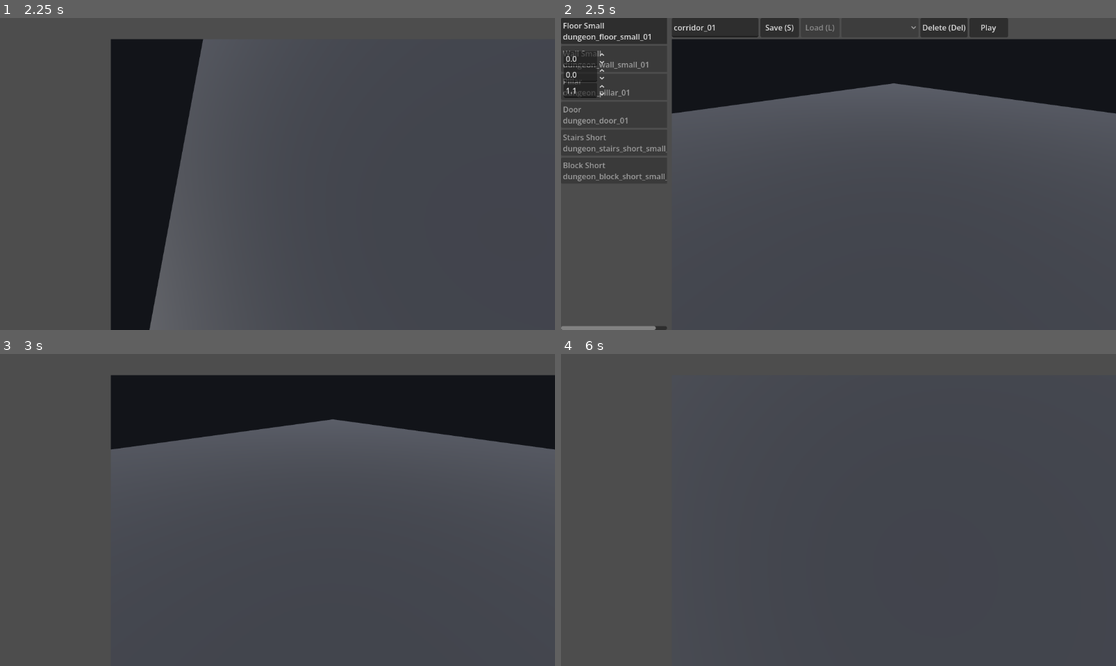
Above: before the commit, frames 1-4 (two rows, left to right).
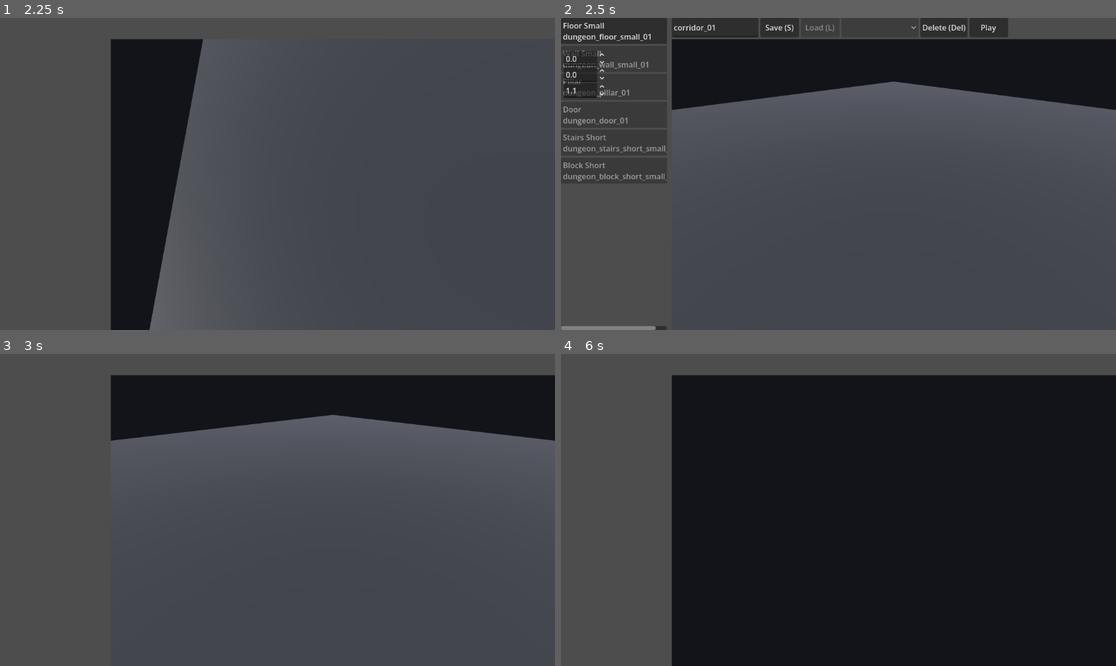
Above: after the commit, the same moments.

Repository: huhmiel-games/SoulMaker
Game: Godot game, scene res://scenes/main.tscn
Two runs of this game, one before a commit and one after it. Both use one fixed random seed, a clock stepped at 60 frames per second and the inputs below.
Inputs (mouse positions are in pixels of both pictures, inside the frame that each line leads up to):
- Up to frame 1 (2.25 s): click "Play (P)" at 0.5 s; tap Enter at 1.25 s; move the mouse to (305, 174) at 1.27 s; hold E 1.28-2.03 s; hold W from 1.28 s (still down); click (305, 174) at 1.42 s; tap Space at 1.52, 2 s; tap Q at 1.55, 2.1 s; move the mouse to (249, 174) at 2.02 s; click (249, 174) at 2.17 s
- Up to frame 2 (2.5 s): keep holding W; tap Space at 2.27 s; tap P at 2.3 s
- Up to frame 3 (3 s): release W at 2.75 s; click "Play" at 2.75 s
- Up to frame 4 (6 s): tap Enter at 3.5 s; move the mouse to (849, 503) at 3.52 s; hold W 3.53-4.25 s; tap P at 3.6 s; click (849, 503) at 3.67 s; tap Shift at 3.8, 5.1 s; click "Play" at 4.25 s; tap Space at 5, 5.27 s; move the mouse to (832, 516) at 5.02 s; hold W from 5.03 s (still down); click (832, 516) at 5.17 s; tap L at 5.3, 5.85 s; move the mouse to (877, 513) at 5.77 s; click (877, 513) at 5.92 s

Frame 1 is identical in both runs. In frame 2, 0.7% of the frame differs, in the area x 19-100%, y 20-31%; in frame 3, 1.8%; in frame 4, 75%, in the area x 19-100%, y 6-100%.

Commit message:
feat(input): edge detection and hold timing — is_just_pressed/is_just_released/time_held
Track per-action pressed state once per frame in _process, keyed by
<profile>/<action> so profile switches never leak stale edges.

Diff:
--- a/src/autoloads/input_manager.gd
+++ b/src/autoloads/input_manager.gd
@@ -5,59 +5,61 @@
 ## matter of editing this mapping (future: JSON override from the Options
 ## screen), never scattered across editor scripts.
 ##
-## Gamepad convention (Souls gesture pattern): R1 acts as a shift modifier —
-## while held, the face buttons / d-pad switch to the "shifted" action set
-## (transform ops). On keyboard the shifted actions simply carry their own
-## dedicated keys, so no keyboard modifier is needed.
+## Souls-mirror convention (see concepts_and_docs/editor_input_mapping.md):
+## the gamepad and the keyboard are the same device, mirroring the Elden Ring
+## PC defaults as the shared layout:
+##   gamepad    ──  keyboard
+##   left stick ──  WASD        (editor: camera pan / edit translate)
+##   right stick──  mouse       (editor: camera orbit / edit rotate)
+##   triggers   ──  mouse wheel (zoom)
+##   d-pad      ──  arrows      (panel: tab + list navigation)
+##   R1 (shift) ──  E held      (shifted actions; Souls pouch parity)
+##   A          ──  E           (place / confirm / select)
+##   B          ──  Q           (back / deselect)
+##   Y          ──  P           (playtest)
+##   X          ──  Delete      (delete)
+##   Start      ──  S           (quick-save)
+##   R1+Start   ──  F2          (rename — dedicated key, no chord)
+##   Guide      ──  Esc         (menu)
 ##
-## Profiles let one action name mean different things per context
-## (editor vs playtest vs menu later).
+## Profiles let one action mean different things per context (editor vs
+## playtest). The shift parity (R1 <> E) applies to gamepad buttons only;
+## keyboard shifted actions carry their own dedicated keys, so no chord is
+## ever needed on the keyboard.
 
 signal action_pressed(action: StringName)
 signal action_released(action: StringName)
 
 const DEVICE := 0
 const DEADZONE := 0.2
+## Gamepad shift: Right Shoulder (R1).
 const SHIFT_BUTTON := JOY_BUTTON_RIGHT_SHOULDER
+## Keyboard shift mirror: E held, the Souls event-action / quick-pouch.
+const KEY_SHIFT_MOD := KEY_E
 
 const PROFILES := {
 	"editor": {
-		# Default set (gamepad: R1 released, keyboard: direct keys).
-		"place_select": {"btn": JOY_BUTTON_A, "key": KEY_NONE},
-		"deselect": {"btn": JOY_BUTTON_B, "key": KEY_NONE},
+		"cam_pan_left": {"key": KEY_A, "stick": JOY_AXIS_LEFT_X, "stick_sign": -1.0},
+		"cam_pan_right": {"key": KEY_D, "stick": JOY_AXIS_LEFT_X, "stick_sign": 1.0},
+		"cam_pan_fwd": {"key": KEY_W, "stick": JOY_AXIS_LEFT_Y, "stick_sign": -1.0},
+		"cam_pan_back": {"key": KEY_S, "stick": JOY_AXIS_LEFT_Y, "stick_sign": 1.0},
+		"panel_left": {"btn": JOY_BUTTON_DPAD_LEFT, "key": KEY_LEFT},
+		"panel_right": {"btn": JOY_BUTTON_DPAD_RIGHT, "key": KEY_RIGHT},
+		"panel_up": {"btn": JOY_BUTTON_DPAD_UP, "key": KEY_UP},
+		"panel_down": {"btn": JOY_BUTTON_DPAD_DOWN, "key": KEY_DOWN},
+		"place_select": {"btn": JOY_BUTTON_A, "key": KEY_E},
+		"deselect": {"btn": JOY_BUTTON_B, "key": KEY_Q},
+		"playtest": {"btn": JOY_BUTTON_Y, "key": KEY_P},
 		"delete": {"btn": JOY_BUTTON_X, "key": KEY_DELETE},
-		"playtest": {"btn": JOY_BUTTON_Y, "key": KEY_P},
-		"catalog_next": {"btn": JOY_BUTTON_RIGHT_SHOULDER, "key": KEY_NONE},
-		"catalog_prev": {"btn": JOY_BUTTON_LEFT_SHOULDER, "key": KEY_NONE},
-		# Camera pan (keyboard == gamepad left stick; the object nudge is
-		# gamepad-only until the keyboard move workflow is reworked).
-		"cam_pan_left": {"key": KEY_LEFT},
-		"cam_pan_right": {"key": KEY_RIGHT},
-		"cam_pan_fwd": {"key": KEY_UP},
-		"cam_pan_back": {"key": KEY_DOWN},
-		# Object nudge — gamepad D-pad only for now.
-		"nudge_x_neg": {"btn": JOY_BUTTON_DPAD_LEFT},
-		"nudge_x_pos": {"btn": JOY_BUTTON_DPAD_RIGHT},
-		"nudge_z_neg": {"btn": JOY_BUTTON_DPAD_UP},
-		"nudge_z_pos": {"btn": JOY_BUTTON_DPAD_DOWN},
-		"fine_mode": {"btn": JOY_BUTTON_LEFT_STICK, "key": KEY_SHIFT},
 		"quick_save": {"btn": JOY_BUTTON_START, "key": KEY_S},
-		"load_map": {"btn": JOY_BUTTON_BACK, "key": KEY_L},
+		"rename": {"btn": JOY_BUTTON_START, "shifted": true, "key": KEY_F2},
 		"menu": {"btn": JOY_BUTTON_GUIDE, "key": KEY_ESCAPE},
-		# Shifted set (gamepad: R1 held, keyboard: dedicated keys).
-		"nudge_y_pos": {"btn": JOY_BUTTON_DPAD_UP, "shifted": true},
-		"nudge_y_neg": {"btn": JOY_BUTTON_DPAD_DOWN, "shifted": true},
-		"cycle_xform": {"btn": JOY_BUTTON_A, "shifted": true, "key": KEY_TAB},
-		"reset_xform": {"btn": JOY_BUTTON_B, "shifted": true, "key": KEY_NONE},
-		"toggle_snap": {"btn": JOY_BUTTON_Y, "shifted": true, "key": KEY_NONE},
-		"duplicate": {"btn": JOY_BUTTON_X, "shifted": true, "key": KEY_NONE},
-		"delete_all": {"btn": JOY_BUTTON_BACK, "shifted": true, "key": KEY_NONE},
 	},
 	"playtest": {
-		"move_forward": {"axis": JOY_AXIS_LEFT_Y, "axis_sign": -1.0, "key": KEY_W},
-		"move_back": {"axis": JOY_AXIS_LEFT_Y, "axis_sign": 1.0, "key": KEY_S},
-		"move_left": {"axis": JOY_AXIS_LEFT_X, "axis_sign": -1.0, "key": KEY_A},
-		"move_right": {"axis": JOY_AXIS_LEFT_X, "axis_sign": 1.0, "key": KEY_D},
+		"move_forward": {"key": KEY_W, "stick": JOY_AXIS_LEFT_Y, "stick_sign": -1.0},
+		"move_back": {"key": KEY_S, "stick": JOY_AXIS_LEFT_Y, "stick_sign": 1.0},
+		"move_left": {"key": KEY_A, "stick": JOY_AXIS_LEFT_X, "stick_sign": -1.0},
+		"move_right": {"key": KEY_D, "stick": JOY_AXIS_LEFT_X, "stick_sign": 1.0},
 		"move_up": {"key": KEY_SPACE},
 		"move_down": {"key": KEY_SHIFT},
 		"playtest": {"btn": JOY_BUTTON_Y, "key": KEY_P},
@@ -66,6 +68,11 @@
 
 var _active_profile := &"editor"
 
+## Per-action edge/timing state, rebuilt every rendered frame from the active
+## profile (see _process). Keyed by "<profile>/<action>" so switching profiles
+## never leaks stale edges between them.
+var _action_track: Dictionary = {}
+
 
 func set_profile(profile: StringName) -> void:
 	if not PROFILES.has(profile):
@@ -78,14 +85,67 @@
 	return _active_profile
 
 
-## True while the gamepad shift modifier (R1) is held.
+## Updates the per-action track once per rendered frame, before downstream
+## nodes run their own _process. Read with is_just_pressed / is_just_released
+## / time_held within the same frame.
+func _process(_delta: float) -> void:
+	var entries: Dictionary = PROFILES[_active_profile]
+	var prefix := String(_active_profile) + "/"
+	var now := Time.get_ticks_msec()
+	for action_name in entries:
+		var key := prefix + String(action_name)
+		var track: Dictionary = _action_track.get(key, {})
+		var was_pressed: bool = bool(track.get("pressed", false))
+		var is_now_pressed := is_pressed(action_name)
+		track["pressed"] = is_now_pressed
+		track["just_pressed"] = is_now_pressed and not was_pressed
+		track["just_released"] = not is_now_pressed and was_pressed
+		if is_now_pressed and not was_pressed:
+			track["t0"] = now
+		_action_track[key] = track
+
+
+## True only during the single frame in which an action became pressed
+## (keyboard, gamepad button or bone-stick crossing the deadzone).
+func is_just_pressed(action: StringName, profile := &"") -> bool:
+	var t := _track_for(action, profile)
+	return bool(t.get("just_pressed", false))
+
+
+## True only during the single frame in which an action became unpressed.
+func is_just_released(action: StringName, profile := &"") -> bool:
+	var t := _track_for(action, profile)
+	return bool(t.get("just_released", false))
+
+
+## Seconds an action has been held down since its press frame; 0.0 while up.
+func time_held(action: StringName, profile := &"") -> float:
+	var t := _track_for(action, profile)
+	if not bool(t.get("pressed", false)):
+		return 0.0
+	return float(Time.get_ticks_msec() - int(t.get("t0", 0))) / 1000.0
+
+
+func _track_for(action: StringName, profile := &"") -> Dictionary:
+	var prof := String(profile)
+	if prof.is_empty():
+		prof = String(_active_profile)
+	return _action_track.get("%s/%s" % [prof, String(action)], {})
+
+
+## True while the shift parity is active: R1 held on the gamepad, or E held
+## on the keyboard (Souls pouch). Gamepad shifted actions resolve only when
+## this is true and R1 matches.
 func is_shifted() -> bool:
-	return Input.is_joy_button_pressed(DEVICE, SHIFT_BUTTON)
+	return (
+		Input.is_joy_button_pressed(DEVICE, SHIFT_BUTTON)
+		or Input.is_physical_key_pressed(KEY_SHIFT_MOD)
+	)
 
 
 ## Polled check whether an action is currently down (keyboard, gamepad button
-## or analog axis, honouring the shift modifier). Used for continuous actions
-## (nudge, movement, fine mode).
+## or analog stick). Continuous actions (camera pan/orbit, playtest movement)
+## are read with this.
 func is_pressed(action: StringName, profile := &"") -> bool:
 	var prof := String(profile)
 	if prof.is_empty():
@@ -96,9 +156,9 @@
 	var e: Dictionary = entries[action]
 	if int(e.get("key", KEY_NONE)) != KEY_NONE and Input.is_physical_key_pressed(int(e["key"])):
 		return true
-	if int(e.get("axis", JOY_AXIS_INVALID)) != JOY_AXIS_INVALID:
-		var sign: float = float(e.get("axis_sign", 1.0))
-		if Input.get_joy_axis(DEVICE, int(e["axis"])) * sign > DEADZONE:
+	if int(e.get("stick", JOY_AXIS_INVALID)) != JOY_AXIS_INVALID:
+		var sign: float = float(e.get("stick_sign", 1.0))
+		if Input.get_joy_axis(DEVICE, int(e["stick"])) * sign > DEADZONE:
 			return true
 	var btn: int = int(e.get("btn", JOY_BUTTON_INVALID))
 	if btn != JOY_BUTTON_INVALID:
@@ -108,7 +168,7 @@
 	return false
 
 
-## Left stick, deadzone applied. (Unshifted: camera pan.)
+## Left stick, deadzone applied. (Editor: camera pan / edit translate.)
 func left_stick() -> Vector2:
 	return _deadzone_vec(
 		Input.get_joy_axis(DEVICE, JOY_AXIS_LEFT_X),
@@ -116,7 +176,7 @@
 	)
 
 
-## Right stick, deadzone applied. (Unshifted: camera orbit.)
+## Right stick, deadzone applied. (Editor: camera orbit / edit rotate.)
 func right_stick() -> Vector2:
 	return _deadzone_vec(
 		Input.get_joy_axis(DEVICE, JOY_AXIS_RIGHT_X),
@@ -164,6 +224,9 @@
 	return &""
 
 
+## Keyboard keys map straight to their action. Because shifted actions carry
+## their own dedicated keys on the keyboard (rename = F2), no shift chord is
+## consulted here — parity lives on the gamepad buttons only.
 func _resolve_key(keycode: int) -> StringName:
 	var entries: Dictionary = PROFILES[_active_profile]
 	for action in entries:
